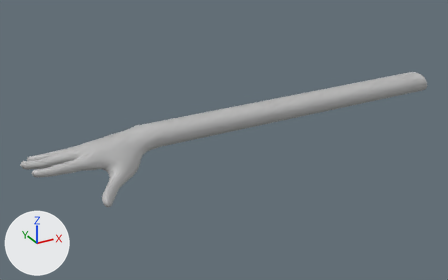
The Blender file Assets/Avatar/Meshes/OculusArm_R.blend as it was, and as the next commit left it.
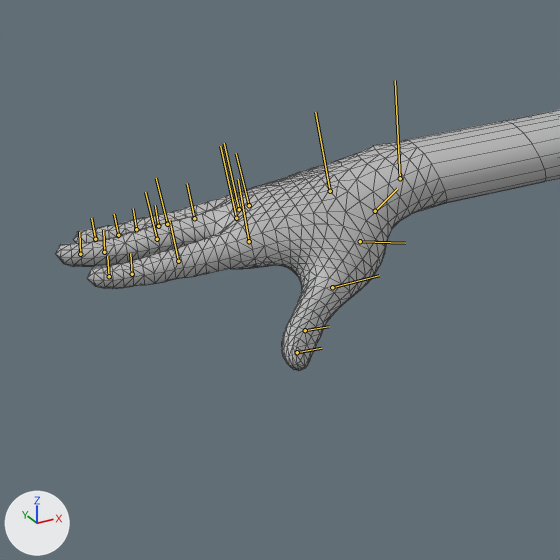
There are two pictures of each version: one whole from a 50 mm camera at (-32.1, -83.6, 38.5) aimed at (14.5, 1.1, -3.9), one close up on the part from 0% to 45% of the width and 26% to 99% of the height. Lighting does not change. The marker at lower left points along +X, +Y and +Z. The bones that bend it are drawn over the model as lines in the close-ups. The close-ups show mesh edges as thin lines.

Names of what the first close-up shows: 'r_handMeshNode'.
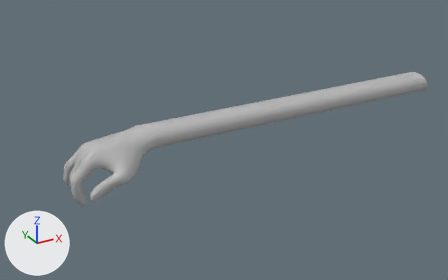
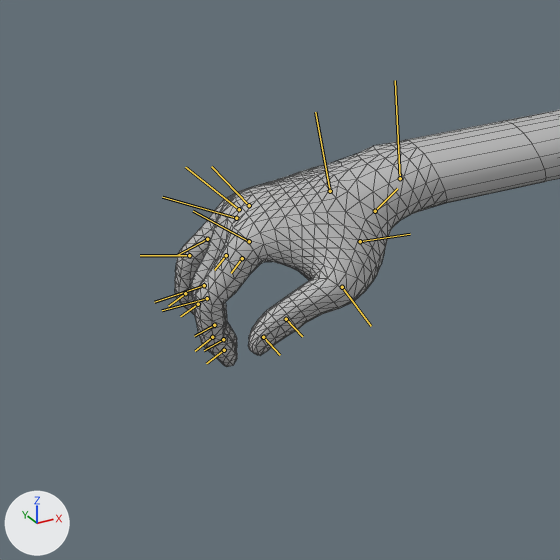
The newer file adds an action. The first version stands in its rest pose; the second is drawn at frame 120 of the action 'Grab'.

Changed parts and their boxes (x1, y1, x2, y2) in the close-ups (560 x 560 px):
'r_handMeshNode', posed
    before: (55, 110, 560, 370)
    after: (175, 110, 560, 367)
bone 'b_r_thumb1', root to tip
    before: (360, 241) to (405, 243)
    after: (360, 241) to (410, 234)
bone 'b_r_thumb2', root to tip
    before: (332, 287) to (379, 275)
    after: (342, 287) to (371, 326)
bone 'b_r_index1', root to tip
    before: (249, 241) to (238, 179)
    after: (249, 241) to (193, 211)
bone 'b_r_index2', root to tip
    before: (178, 261) to (169, 220)
    after: (207, 298) to (162, 310)
bone 'b_r_index3', root to tip
    before: (132, 274) to (130, 253)
    after: (212, 337) to (195, 351)
bone 'b_r_middle1', root to tip
    before: (236, 218) to (220, 146)
    after: (236, 218) to (162, 197)
bone 'b_r_middle2', root to tip
    before: (157, 239) to (145, 192)
    after: (204, 285) to (154, 302)
bone 'b_r_middle3', root to tip
    before: (104, 252) to (103, 230)
    after: (214, 325) to (194, 336)
bone 'b_r_ring1', root to tip
    before: (239, 209) to (224, 143)
    after: (239, 209) to (185, 167)
bone 'b_r_ring2', root to tip
    before: (167, 224) to (156, 178)
    after: (189, 255) to (140, 255)
bone 'b_r_ring3', root to tip
    before: (118, 235) to (114, 214)
    after: (185, 293) to (168, 306)
bone 'b_r_pinky1', root to tip
    before: (249, 205) to (236, 153)
    after: (249, 205) to (211, 166)
bone 'b_r_pinky2', root to tip
    before: (194, 218) to (187, 183)
    after: (207, 239) to (176, 255)
bone 'b_r_pinky3', root to tip
    before: (158, 226) to (155, 205)
    after: (226, 255) to (214, 270)

The change in detail:
Bone 'b_r_thumb1' (bone_b_r_thumb1) turns from (0, 0, 0) to (0, 0, -11) degrees about its own x, y and z.
Bone 'b_r_thumb2' (bone_b_r_thumb2) turns from (0, 0, 0) to (25, -13, 50) degrees about its own x, y and z.
Bone 'b_r_index1' (bone_b_r_index1) turns from (0, 0, 0) to (3, 2, 44) degrees about its own x, y and z.
Bone 'b_r_index2' (bone_b_r_index2) turns from (0, 0, 0) to (2, -1, 43) degrees about its own x, y and z.
Bone 'b_r_index3' (bone_b_r_index3) turns from (0, 0, 0) to (4, -2, 36) degrees about its own x, y and z.
Bone 'b_r_middle1' (bone_b_r_middle1) turns from (0, 0, 0) to (4, -4, 55) degrees about its own x, y and z.
Bone 'b_r_middle2' (bone_b_r_middle2) turns from (0, 0, 0) to (3, -3, 37) degrees about its own x, y and z.
Bone 'b_r_middle3' (bone_b_r_middle3) turns from (0, 0, 0) to (3, -3, 24) degrees about its own x, y and z.
Bone 'b_r_ring1' (bone_b_r_ring1) turns from (0, 0, 0) to (7, -7, 35) degrees about its own x, y and z.
Bone 'b_r_ring2' (bone_b_r_ring2) turns from (0, 0, 0) to (7, -10, 37) degrees about its own x, y and z.
Bone 'b_r_ring3' (bone_b_r_ring3) turns from (0, 0, 0) to (5, -11, 43) degrees about its own x, y and z.
Bone 'b_r_pinky1' (bone_b_r_pinky1) turns from (0, 0, 0) to (5, -9, 27) degrees about its own x, y and z.
Bone 'b_r_pinky2' (bone_b_r_pinky2) turns from (0, 0, 0) to (4, -36, 79) degrees about its own x, y and z.
Bone 'b_r_pinky3' (bone_b_r_pinky3) turns from (0, 0, 0) to (5, -10, 27) degrees about its own x, y and z.
